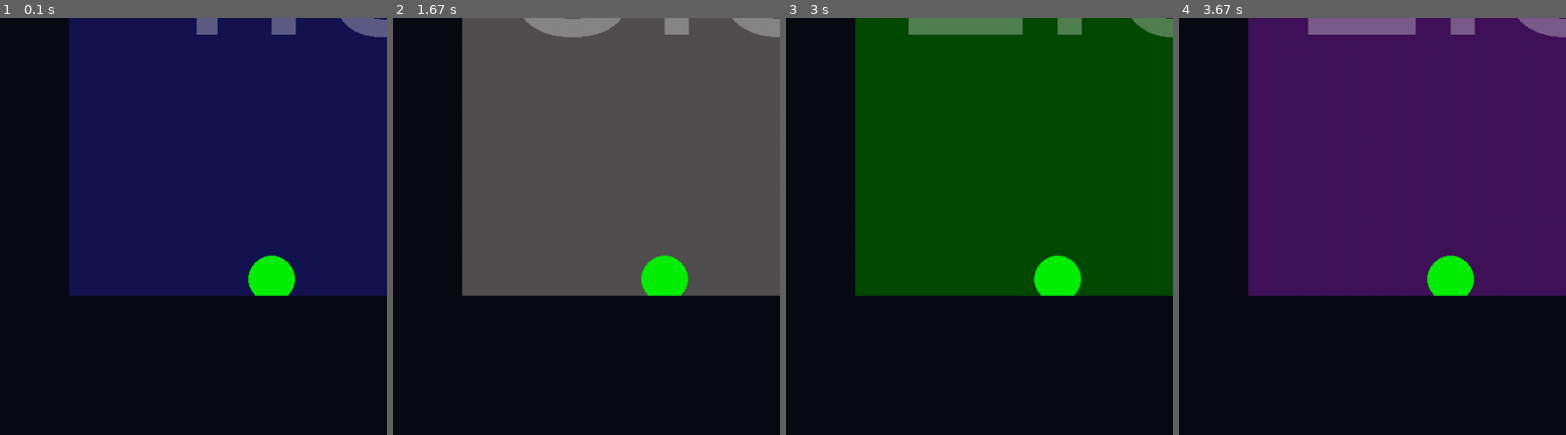
Above: before the commit, frames 1-4 (left to right).
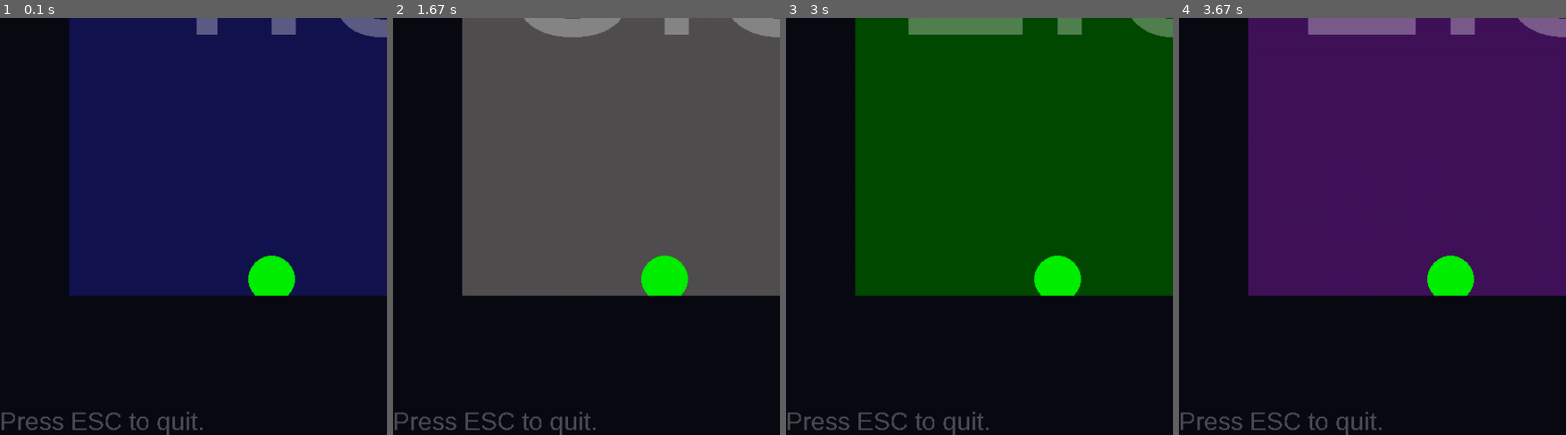
Above: after the commit, the same moments.

Repository: LukerMaster/GreenFast
Game: pygame game, started from main.py
The game is run twice, just before and just after one commit, with the same random seed, the same clock (stepped at 60 frames per second) and the same inputs.
Inputs:
- Up to frame 1 (0.1 s): no input
- Up to frame 2 (1.67 s): hold Right 0.33-0.8 s; hold Up 0.83-1.13 s; hold Right 1.17-1.63 s
- Up to frame 3 (3 s): hold Left 1.67-2.2 s; hold Down 2.23-2.53 s; hold Left 2.57-2.97 s
- Up to frame 4 (3.67 s): hold Up 3-3.37 s; hold Right from 3.4 s (still down)
The pictures show only the part of the screen within x 0-50%, y 50-100%; the shares and areas given below are measured in that part.

The runs differ from the first frame. In frame 1, 0.7% of the frame differs, in the area x 0-53%, y 94-100%; in frame 2, 0.7%; in frame 3, 0.7%; in frame 4, 0.7%.

Commit message:
Fixed some small issues and cleaned up the code a bit

Diff:
--- a/CircleGame/components.py
+++ b/CircleGame/components.py
@@ -6,6 +6,7 @@
     esc = 0
 
 class GameInputs:
+
     _x_axis = 0.0
     _y_axis = 0.0
     esc = False
--- a/PygameRenderer/pyrenderer.py
+++ b/PygameRenderer/pyrenderer.py
@@ -1,15 +1,14 @@
 import random, queue
 
 import pygame
-import CircleGame as cg
 
 
 class Renderer:
-
     def __init__(self, game, size_x, size_y):
         if not pygame.display.get_init():
             pygame.display.init()
         self.screen = pygame.display.set_mode((size_x, size_y))
+        pygame.display.set_caption("Green - FAST")
         self.canvas = None
         if not pygame.font.get_init():
             pygame.font.init()
@@ -38,7 +37,6 @@
             self.previous_player_pos.put(self.game.arena.player.position)
         self.trail_color = (0, 140, 200)
 
-
     def display(self):
         self.screen.fill((10, 10, 20))
         self.canvas = pygame.Surface((self.game.arena.playfield_size, self.game.arena.playfield_size))
@@ -47,7 +45,7 @@
             self.time = pygame.time.get_ticks()
             self.color = (random.randint(0, 90), random.randint(0, 90), random.randint(0, 90))
 
-        # Prepare points
+        # Prepare points and labels
         points_surface = self.myfont.render(f"Points: {str(self.game.points)}", False, (230, 230, 240, 150))
         max_points_surface = self.myfont.render(f"Max: {str(self.game.peak_points)}", False, (160, 160, 180, 100))
         streak_color = (255, 240, 0)
@@ -58,9 +56,12 @@
         time_left_surface = self.my_big_font.render(f"{self.game.arena.time_left:.2f}s", False, (255, 255, 255))
         time_left_surface.set_alpha(80)
 
+        esc_info_surface = self.myfont.render("Press ESC to quit.", False, (255, 255, 255))
+        esc_info_surface.set_alpha(70)
+
         # Draw background
-        pygame.draw.rect(self.canvas, self.color, pygame.Rect(0, 0, self.game.arena.playfield_size, self.game.arena.playfield_size))
-
+        pygame.draw.rect(self.canvas, self.color, pygame.Rect(0, 0, self.game.arena.playfield_size,
+                                                              self.game.arena.playfield_size))
 
         # Draw animation of player
         self.previous_player_pos.get()
@@ -80,7 +81,8 @@
             self.canvas.blit(surf, (pos[1]-rad, pos[0]-rad))
 
         # Draw player
-        pygame.draw.circle(self.canvas, self.game.arena.player.color, self.game.arena.player.position[::-1], self.game.arena.player.radius)
+        pygame.draw.circle(self.canvas, self.game.arena.player.color, self.game.arena.player.position[::-1],
+                           self.game.arena.player.radius)
 
         # Draw enemies, obstacles and win circles
         for obstacle in self.game.arena.obstacles:
@@ -98,5 +100,6 @@
         self.screen.blit(points_surface, (0, 0))
         self.screen.blit(max_points_surface, (0, 40))
         self.screen.blit(streak_surface, (0, 80))
+        self.screen.blit(esc_info_surface, (0, self.screen.get_size()[1] - esc_info_surface.get_size()[1]))
 
         pygame.display.flip()
